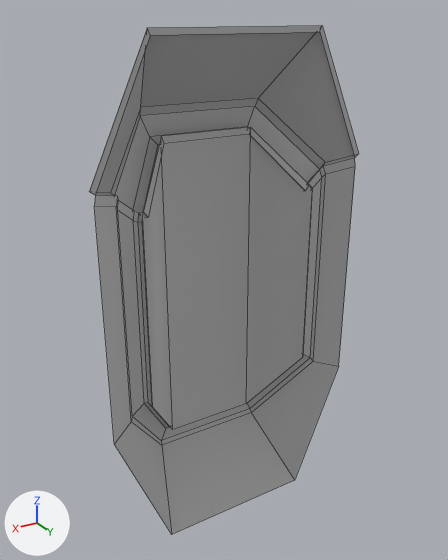
Two versions of the FBX model Assets/NewNick/Room_Labyrinth/SM_Cryo_Chamber.fbx, one commit apart.
Rendered twice from a camera (50 mm lens) standing at (3.63, 6.14, 3.23) and looking at (-0.08, -0.03, 0.14). The axes (+X, +Y, +Z) are drawn at lower left. The lights are the same throughout. Mesh edges are drawn as thin lines. Where no turn or scale is listed for an object, it has been applied to the vertices. Vertices at the same position are counted once.

Names of what the first picture shows: 'SM_Cryo_Chamber'.
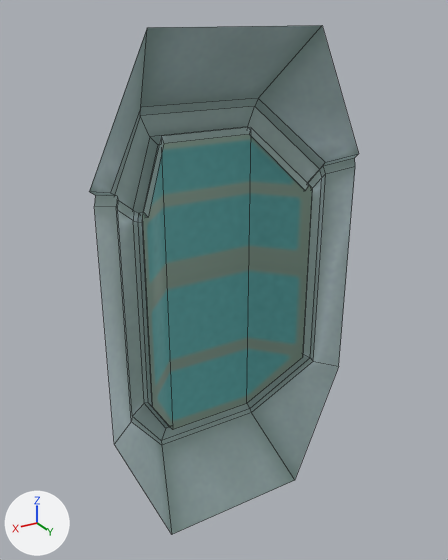
Patch to the scene script:
```diff
--- a/Assets/NewNick/Room_Labyrinth/SM_Cryo_Chamber.fbx.py
+++ b/Assets/NewNick/Room_Labyrinth/SM_Cryo_Chamber.fbx.py
@@ img_t_labyrinth_walls_base_color_png @@
+img_t_labyrinth_walls_base_color_png = load_image('T_Labyrinth_Walls_Base_color.png', 'T_Labyrinth_Walls_Base_color.png', 2048, 2048, 'sRGB')
@@ mat_m_labyrinth_walls @@
+mat_m_labyrinth_walls = principled_material('M_Labyrinth_walls')
+mat_m_labyrinth_walls.texture = img_t_labyrinth_walls_base_color_png
@@ me_mesh @@
 # used by ob_sm_cryo_chamber; location = (0.0, 0.0, 0.0)
 # verts and faces of me_mesh; kept vertices keep their numbers, new ones are numbered from 80
 # before: 1 (-0.6, -0.27, -2.04) at pixel (246, 403), 2 (0.6, -0.27, -2.04) at pixel (172, 429), 4 (-0.6, -0.27, 1.96) at pixel (250, 127), 5 (0.6, -0.27, 1.96) at pixel (161, 136), 26 (1.01, 0.44, 3.04) at pixel (150, 35)
 # before: 27 (-1.01, 0.44, 3.04) at pixel (319, 32), 49 (-1.67, 0.44, 1.6) at pixel (354, 157), 50 (1.67, 0.44, 1.6) at pixel (95, 195), 62 (1.04, 0.44, 3.11) at pixel (147, 27), 63 (-1.04, 0.44, 3.11) at pixel (322, 25)
 # before: 74 (-1.73, 0.44, 1.64) at pixel (358, 153), 75 (1.73, 0.44, 1.64) at pixel (89, 191), 76 (-1.13, 0.31, 1.27) at pixel (312, 187), 77 (-1.13, 0.31, -1.13) at pixel (302, 357), 78 (1.13, 0.31, 1.27) at pixel (142, 216)
 # before: 79 (1.13, 0.31, -1.13) at pixel (152, 406)
-me_mesh.from_pydata(...)  # 80 vertices, 69 faces; spans x -1.73..1.73, y -0.44..0.44, z -3.11..3.11
+me_mesh.from_pydata(...)  # 82 vertices, 66 faces; spans x -1.73..1.73, y -0.44..0.44, z -3.11..3.11
+# me_mesh part 1
+delete_vertices([26, 27])  # with the faces that use them
+delete_faces([(1, 4, 76, 77), (1, 2, 5, 4), (2, 79, 78, 5)])
+verts[80] = (-0.6, -0.27, 1.96)  # pixel (250, 127)
+verts[81] = (-0.6, -0.27, -2.04)  # pixel (246, 403)
+verts[82] = (0.6, -0.27, 1.96)  # pixel (161, 136)
+verts[83] = (0.6, -0.27, -2.04)  # pixel (172, 429)
+faces += [(76, 77, 81, 80), (80, 81, 83, 82), (78, 82, 83, 79)]
+# me_mesh part 2: 63 faces spanning x -1.73..1.73, y -0.44..0.44, z -3.11..3.11 switch from mat_t_labyrinth_walls (grey #bcbcbc) to mat_m_labyrinth_walls (picture img_t_labyrinth_walls_base_color_png)
```

Boxes [x1, y1, x2, y2] around the edits, measured in the pictures (448 x 560 px):
part 1 of me_mesh, cut back
    before: [89, 26, 359, 430]
    after: [142, 134, 312, 430]
part 2 of me_mesh, recoloured
    both: [94, 32, 355, 534]
